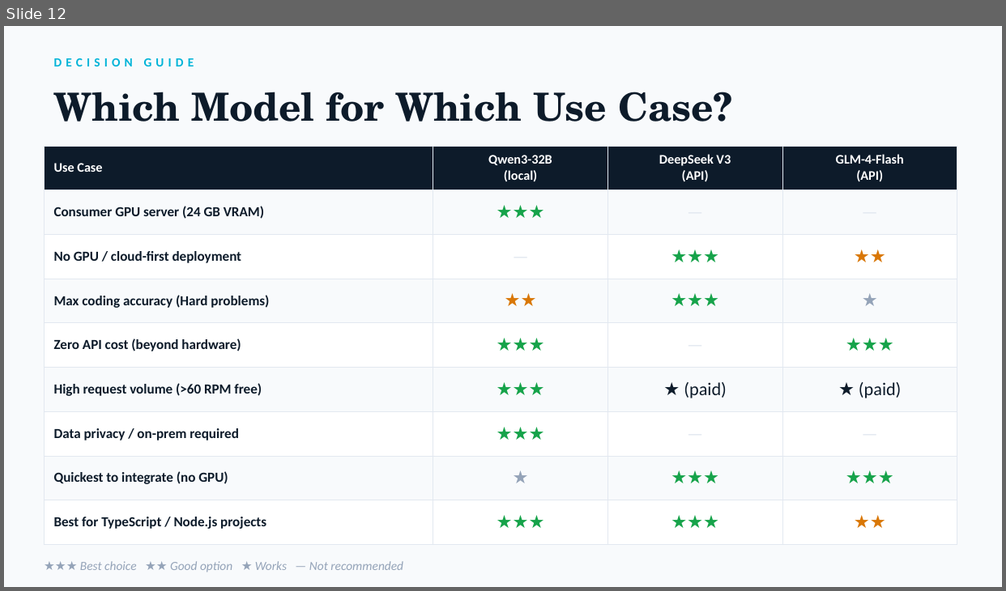
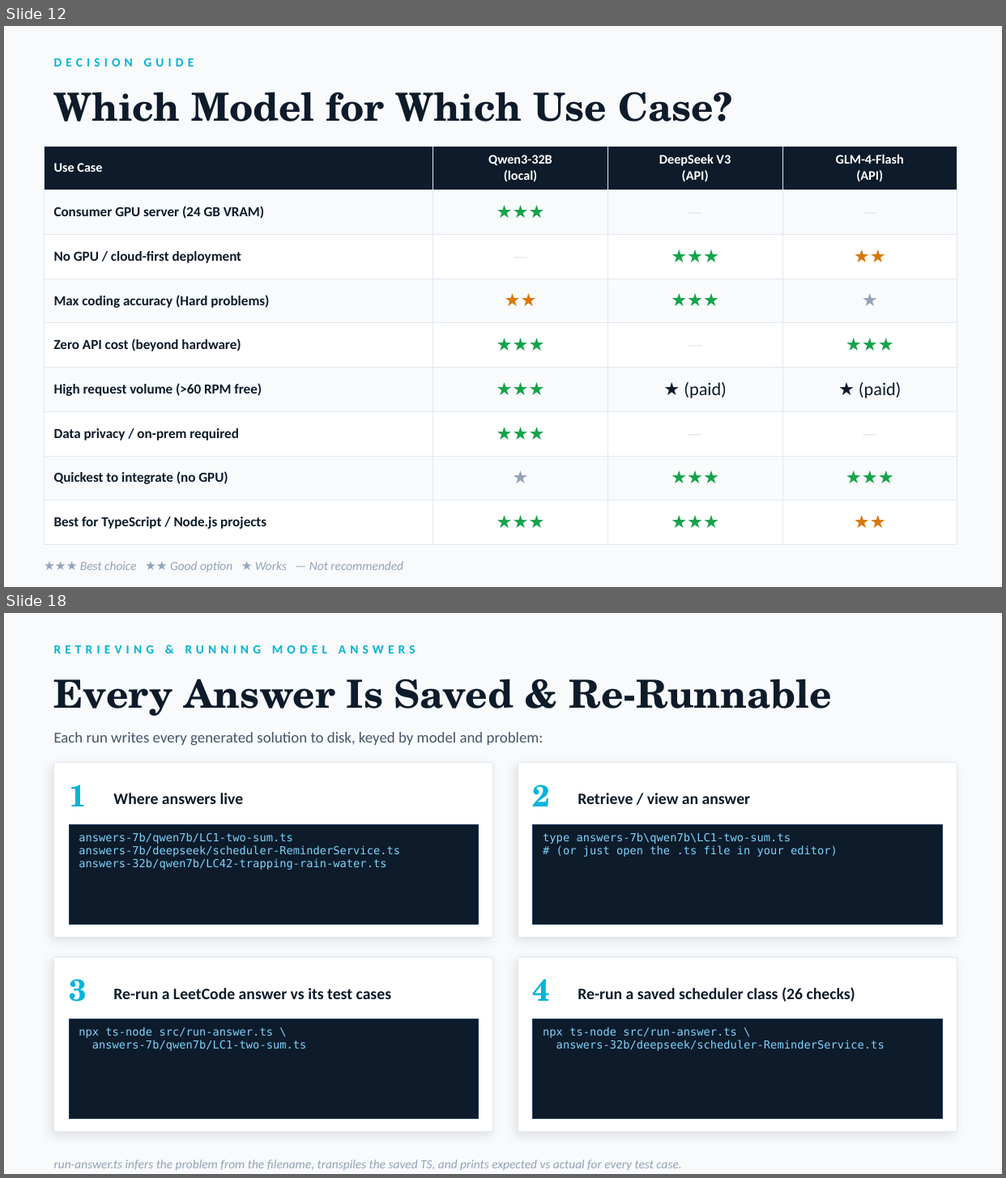
Before and after one commit to dhir-man/Claude-Trading-Bot, a slide deck: llm-coding-eval/LLM-Coding-Eval-Report.pptx. Shown one above the other, each under a label of ours: slide 12 before the commit, slides 12 and 18 after it; the slides between them are not shown. The pictures are 1006x591 and 1006x1178 pixels, drawn with LibreOffice and Linux fonts; fonts in the diff are those of the drawing. Boxes give left, top, right and bottom in pixels: in the first picture for what was removed or moved away, otherwise in the second. Text is boxed around its words. In the diff, an @@ line names an element or a change of style, - is before the commit and + after.

```diff
--- a/llm-coding-eval/LLM-Coding-Eval-Report.pptx
+++ b/llm-coding-eval/LLM-Coding-Eval-Report.pptx
@@ slide 18 added at bbox=[4, 613, 1002, 1174], background #F8FAFC @@
@@ text added at bbox=[54, 645, 415, 653], 9 pt, text #00B4D8, bold @@
+RETRIEVING & RUNNING MODEL ANSWERS
@@ text added at bbox=[54, 679, 831, 716], 28 pt, text #0D1B2A, bold @@
+Every Answer Is Saved & Re-Runnable
@@ text added at bbox=[54, 732, 543, 745], 11 pt, text #475569 @@
+Each run writes every generated solution to disk, keyed by model and problem:
@@ rectangle added at bbox=[54, 763, 493, 937], fill #FFFFFF, outline #E2E8F0 0.5 pt @@
@@ rectangle added at bbox=[518, 763, 957, 937], fill #FFFFFF, outline #E2E8F0 0.5 pt @@
@@ text added at bbox=[69, 785, 87, 807], 22 pt, text #00B4D8, bold @@
+1
@@ text added at bbox=[113, 793, 244, 804], 11.5 pt, text #0D1B2A, bold @@
+Where answers live
@@ text added at bbox=[533, 785, 551, 807], 22 pt, text #00B4D8, bold @@
+2
@@ text added at bbox=[577, 793, 750, 804], 11.5 pt, text #0D1B2A, bold @@
+Retrieve / view an answer
@@ rectangle added at bbox=[69, 824, 478, 924], fill #0D1B2A, outline #1E3A5F 0.5 pt @@
@@ rectangle added at bbox=[533, 824, 942, 924], fill #0D1B2A, outline #1E3A5F 0.5 pt @@
@@ text added at bbox=[79, 833, 400, 870], 8 pt, text #7DD3FC @@
+answers-7b/qwen7b/LC1-two-sum.ts
+answers-7b/deepseek/scheduler-ReminderService.ts
+answers-32b/qwen7b/LC42-trapping-rain-water.ts
@@ text added at bbox=[543, 833, 837, 857], 8 pt, text #7DD3FC @@
+type answers-7b\qwen7b\LC1-two-sum.ts
+# (or just open the .ts file in your editor)
@@ rectangle added at bbox=[54, 957, 493, 1132], fill #FFFFFF, outline #E2E8F0 0.5 pt @@
@@ rectangle added at bbox=[518, 957, 957, 1132], fill #FFFFFF, outline #E2E8F0 0.5 pt @@
@@ text added at bbox=[69, 979, 87, 1002], 22 pt, text #00B4D8, bold @@
+3
@@ text added at bbox=[113, 988, 391, 999], 11.5 pt, text #0D1B2A, bold @@
+Re-run a LeetCode answer vs its test cases
@@ text added at bbox=[533, 979, 551, 1001], 22 pt, text #00B4D8, bold @@
+4
@@ text added at bbox=[577, 987, 855, 1002], 11.5 pt, text #0D1B2A, bold @@
+Re-run a saved scheduler class (26 checks)
@@ rectangle added at bbox=[69, 1019, 478, 1119], fill #0D1B2A, outline #1E3A5F 0.5 pt @@
@@ rectangle added at bbox=[533, 1019, 942, 1119], fill #0D1B2A, outline #1E3A5F 0.5 pt @@
@@ text added at bbox=[79, 1027, 306, 1051], 8 pt, text #7DD3FC @@
+npx ts-node src/run-answer.ts \
+answers-7b/qwen7b/LC1-two-sum.ts
@@ text added at bbox=[543, 1027, 884, 1051], 8 pt, text #7DD3FC @@
+npx ts-node src/run-answer.ts \
+answers-32b/deepseek/scheduler-ReminderService.ts
@@ text added at bbox=[54, 1160, 681, 1171], 9 pt, text #94A3B8, italic @@
+run-answer.ts infers the problem from the filename, transpiles the saved TS, and prints expected vs actual for every test case.
```
Also in this commit, not shown: 1 slide changed, 5 other slides added, 46 other files.
